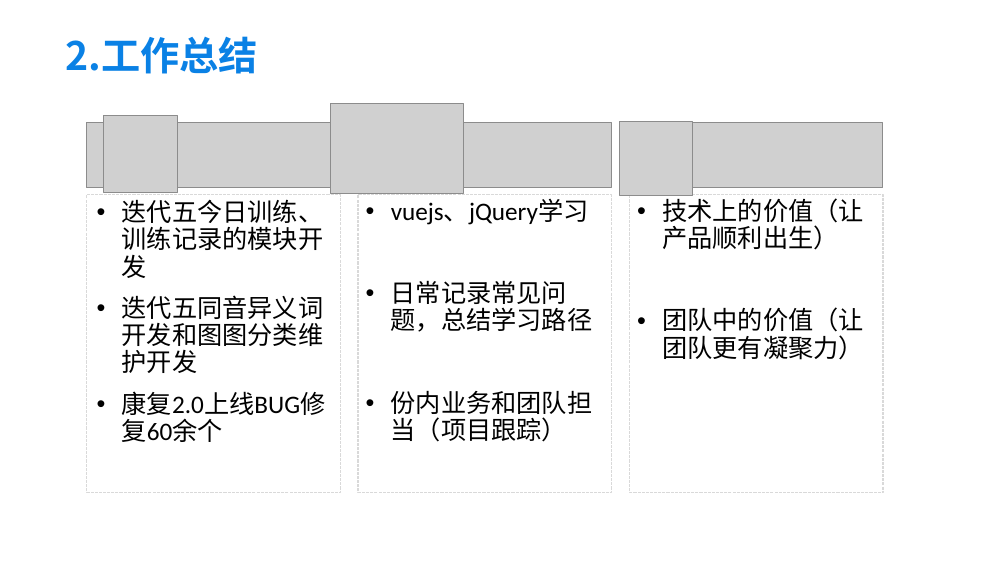
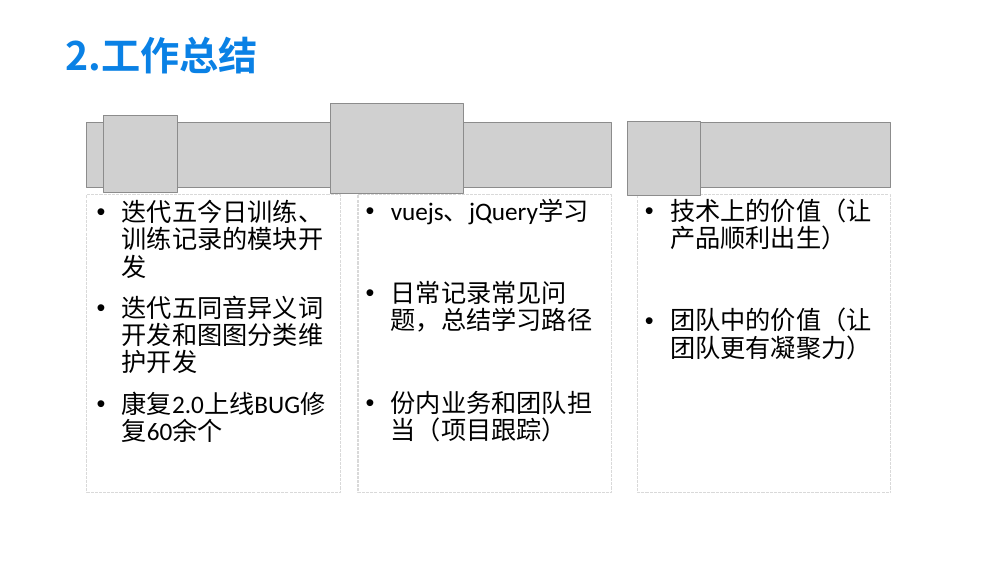
Before and after one commit to gooneyear/lines, a slide deck: slide 4 of positive.ppt. Drawn at 1008x567 pixels with LibreOffice and Linux fonts; fonts in the diff are those of the drawing; grey boxes stand for pictures; background and template pictures are left out. Boxes give left, top, right and bottom in pixels: in the first picture for what was removed or moved away, otherwise in the second. Text is boxed around its words. In the diff, an @@ line names an element or a change of style, - is before the commit and + after.

```diff
--- a/positive.ppt
+++ b/positive.ppt
@@ picture: place and size @@
-picture at (620,122,694,196)
+picture at (627,122,701,196)
@@ picture: place and size @@
-picture at (629,123,883,188)
+picture at (637,123,891,188)
@@ rectangle "技术上的价值（让产品顺利出生）": place and size @@
-rectangle "技术上的价值（让产品顺利出生）" at (629,195,883,493)
+rectangle "技术上的价值（让产品顺利出生）" at (637,195,891,493)
```
Also in this commit, not shown: 1 other file.
